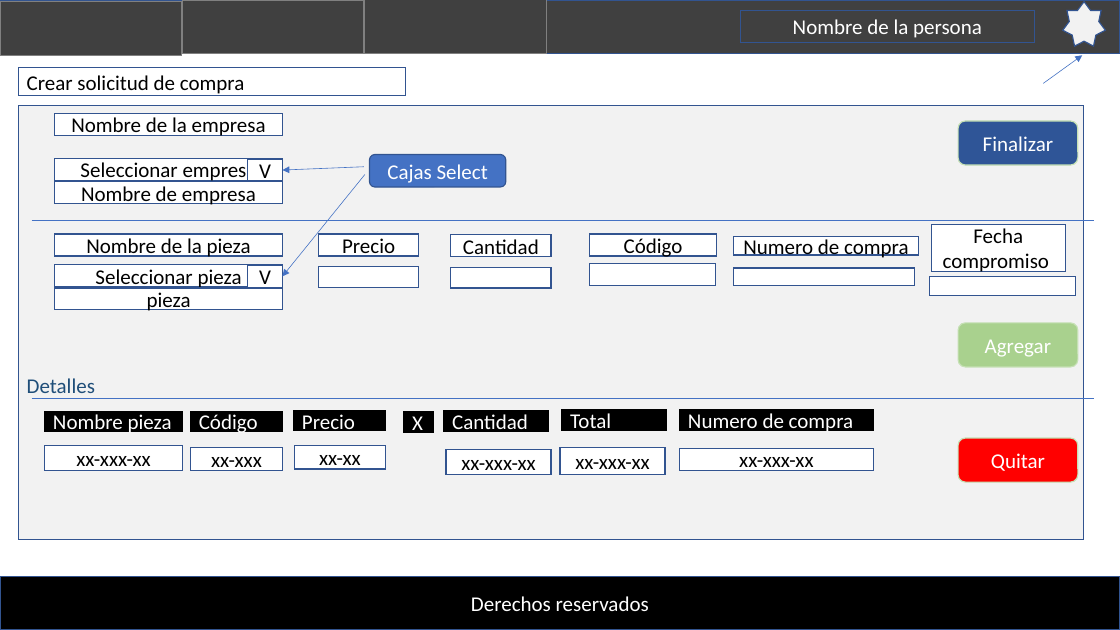
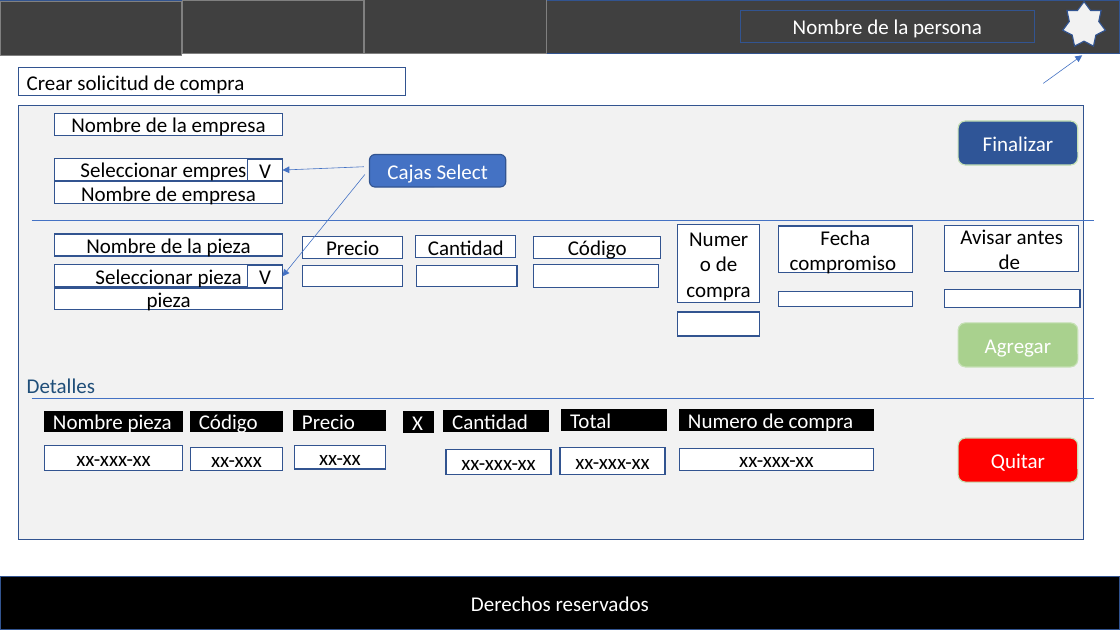
Before and after one commit to aodvmake/practica, a slide deck: slide 16 of wireframe.pptx. Drawn at 1120x630 pixels with LibreOffice and Linux fonts; fonts in the diff are those of the drawing. Boxes give left, top, right and bottom in pixels: in the first picture for what was removed or moved away, otherwise in the second. Text is boxed around its words. In the diff, an @@ line names an element or a change of style, - is before the commit and + after.

```diff
--- a/wireframe.pptx
+++ b/wireframe.pptx
@@ rectangle "Precio": place and size @@
-rectangle "Precio" at [318,234,418,256]
+rectangle "Precio" at [302,237,402,259]
@@ rectangle "Cantidad": place and size @@
-rectangle "Cantidad" at [451,234,551,256]
+rectangle "Cantidad" at [416,236,516,258]
@@ rectangle "Código": place and size @@
-rectangle "Código" at [590,234,717,256]
+rectangle "Código" at [534,236,660,258]
@@ rectangle "Numero de compra": place and size @@
-rectangle "Numero de compra" at [734,237,919,255]
+rectangle "Numero de compra" at [677,224,760,302]
@@ rectangle "Fecha compromiso": place and size @@
-rectangle "Fecha compromiso" at [932,224,1065,271]
+rectangle "Fecha compromiso" at [779,226,912,272]
@@ rectangle added at [945,225,1079,271], fill #FFFFFF, outline #325491 1 pt, 18 pt, text #000000 @@
+Avisar antes de
@@ rectangle: place and size @@
-rectangle at [318,266,418,287]
+rectangle at [302,266,402,287]
@@ rectangle: place and size @@
-rectangle at [451,267,551,288]
+rectangle at [417,266,517,287]
@@ rectangle: place and size @@
-rectangle at [590,263,716,286]
+rectangle at [534,265,660,287]
@@ rectangle: place and size @@
-rectangle at [929,276,1075,295]
+rectangle at [779,292,912,307]
@@ rectangle added at [945,290,1081,308], fill #FFFFFF, outline #325491 1 pt @@
@@ rectangle: place and size @@
-rectangle at [734,268,915,286]
+rectangle at [677,313,760,337]
```
Also in this commit, not shown: 1 other slide changed, 16 slides added.
